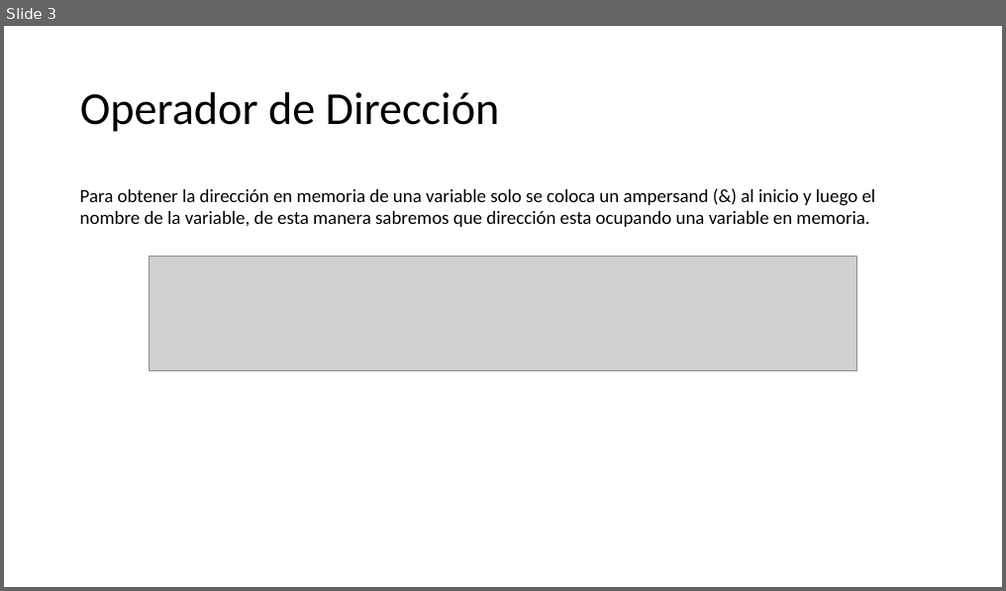
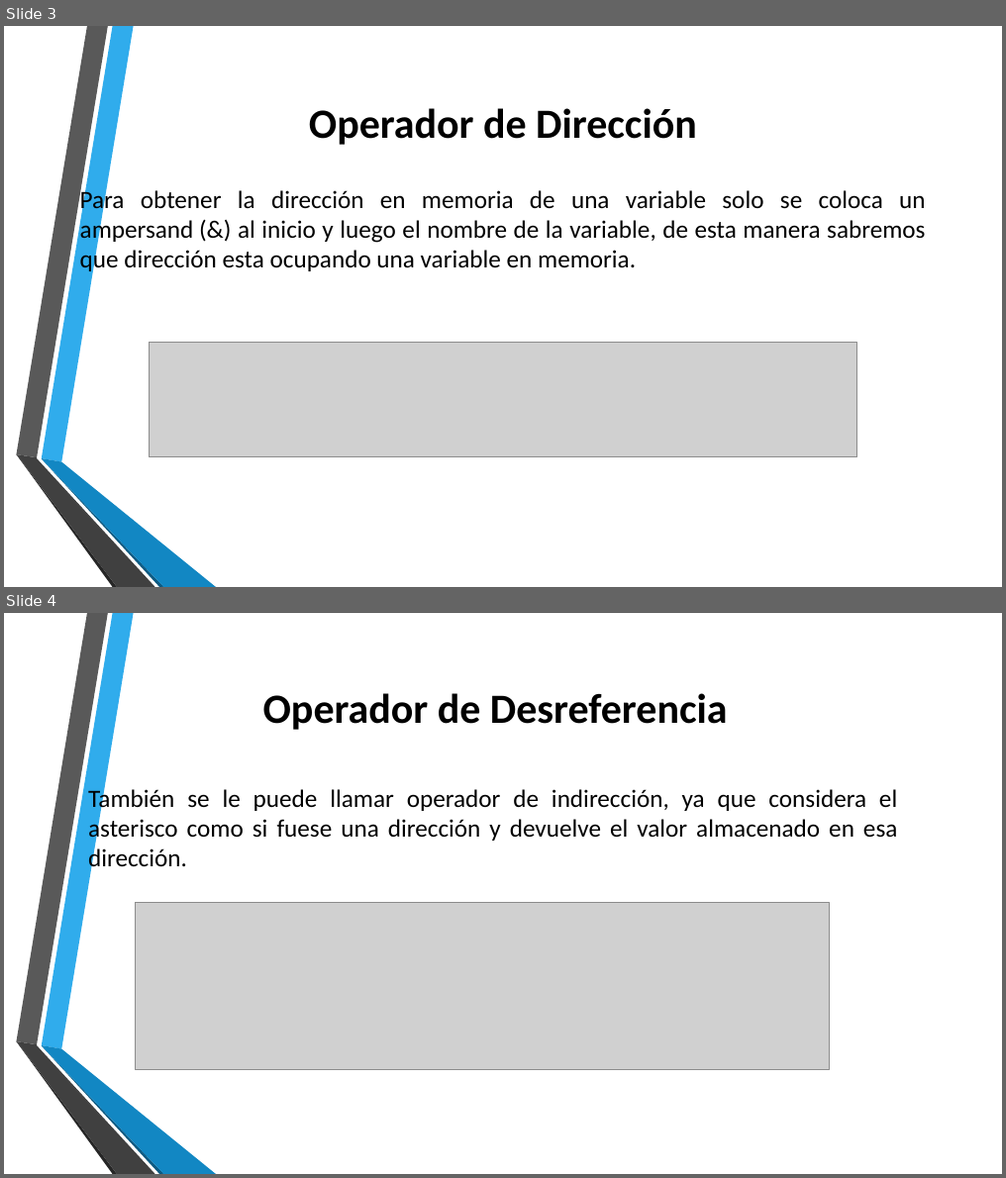
Before and after one commit to Luis96791/EstructuraDatos, a slide deck: Apuntadores.pptx. Shown one above the other, each under a label of ours: slide 3 before the commit, slides 3 and 4 after it. The pictures are 1006x591 and 1006x1178 pixels, drawn with LibreOffice and Linux fonts; fonts in the diff are those of the drawing; grey boxes stand for pictures; background and template pictures are left out. Boxes give left, top, right and bottom in pixels: in the first picture for what was removed or moved away, otherwise in the second. Text is boxed around its words. In the diff, an @@ line names an element or a change of style, - is before the commit and + after.

```diff
--- a/Apuntadores.pptx
+++ b/Apuntadores.pptx
@@ slide 4 added at (x1=4, y1=613, x2=1002, y2=1174), background picture (left out); not listed: 6 template elements that a slide beside it also shows @@
@@ title added at (x1=263, y1=693, x2=728, y2=730), 40 pt, text #000000, bold @@
+Operador de Desreferencia
@@ text added at (x1=88, y1=786, x2=897, y2=873), 24 pt, text #000000 @@
+También se le puede llamar operador de indirección, ya que considera el asterisco como si fuese una dirección y devuelve el valor almacenado en esa dirección.
@@ picture added at (x1=135, y1=903, x2=830, y2=1069) @@
@@ slide 3 changed as well @@
@@ title "Operador de Dirección" moved from (x1=80, y1=92, x2=500, y2=132) to (x1=309, y1=108, x2=697, y2=145) @@
@@ title "Operador de Dirección" at (x1=309, y1=108, x2=697, y2=145): size 44 to 40 pt, bold on; alignment left to centre; line spacing 0.9 to 1 @@
@@ text "Para obtener la dirección en ..." at (x1=80, y1=187, x2=925, y2=274): size 18 to 24 pt; alignment left to justified @@
@@ picture moved from (x1=149, y1=256, x2=856, y2=372) to (x1=149, y1=342, x2=856, y2=458) @@
@@ group added at (x1=16, y1=26, x2=216, y2=587): 6 freeform shapes @@
```
Also in this commit, not shown: 1 other slide changed, 12 other slides added, 2 slides removed, 22 other files.
